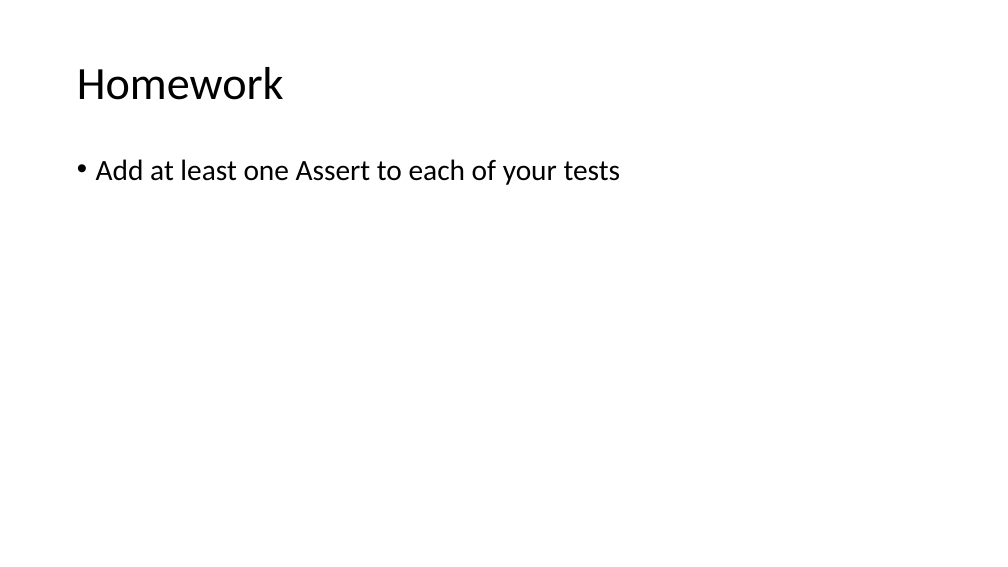
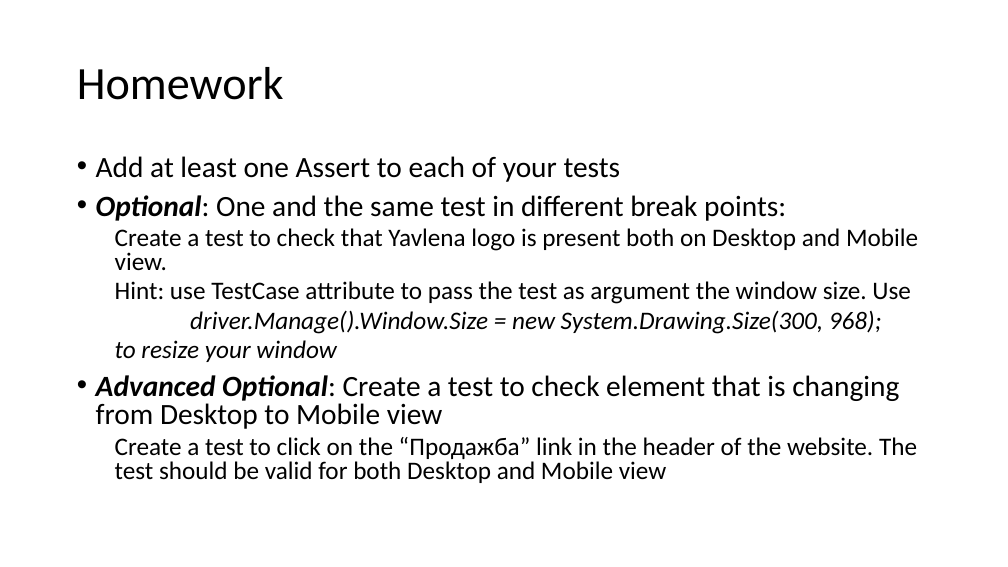
Before and after one commit to dvelio/QAAutomationCourse2017, a slide deck: slide 16 of Presentations/QA Automation Course Week 5.pptx. Drawn at 1008x567 pixels with LibreOffice and Linux fonts; fonts in the diff are those of the drawing. Boxes give left, top, right and bottom in pixels: in the first picture for what was removed or moved away, otherwise in the second. Text is boxed around its words. In the diff, an @@ line names an element or a change of style, - is before the commit and + after.

Commit message:
QA: optional homework week 6

```diff
--- a/Presentations/QA Automation Course Week 5.pptx
+++ b/Presentations/QA Automation Course Week 5.pptx
@@ text at (x1=96, y1=156, x2=621, y2=182): line spacing 0.9 to 0.8 @@
@@ text at (x1=96, y1=195, x2=918, y2=483): paragraphs added @@
+• Optional: One and the same test in different break points:
+  Create a test to check that Yavlena logo is present both on Desktop and Mobile view.
+  Hint: use TestCase attribute to pass the test as argument the window size. Use
+  driver.Manage().Window.Size = new System.Drawing.Size(300, 968);
+  to resize your window
+• Advanced Optional: Create a test to check element that is changing from Desktop to Mobile view
+  Create a test to click on the “Продажба” link in the header of the website. The test should be valid for both Desktop and Mobile view
```
Also in this commit, not shown: 1 other slide changed, 1 slide removed.
